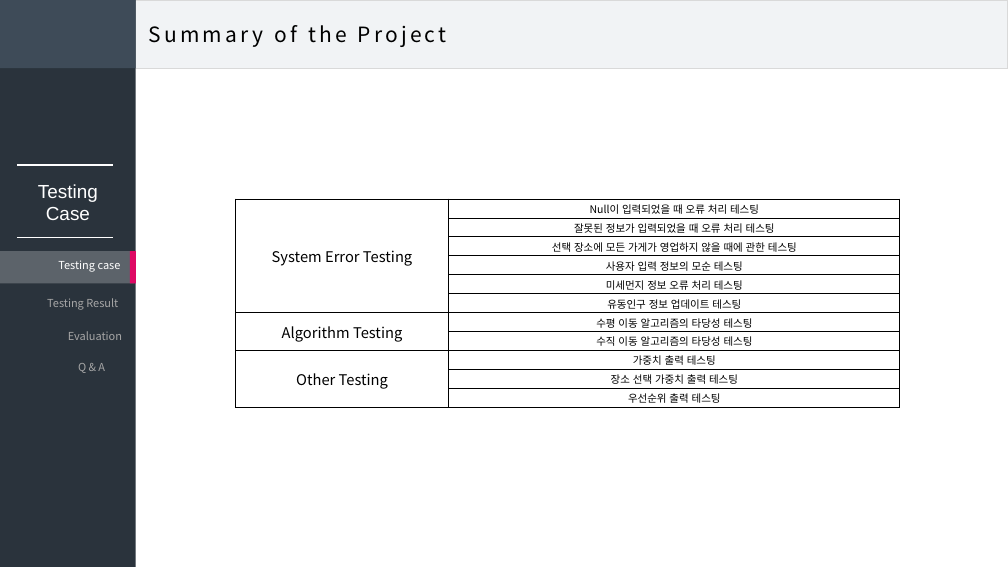
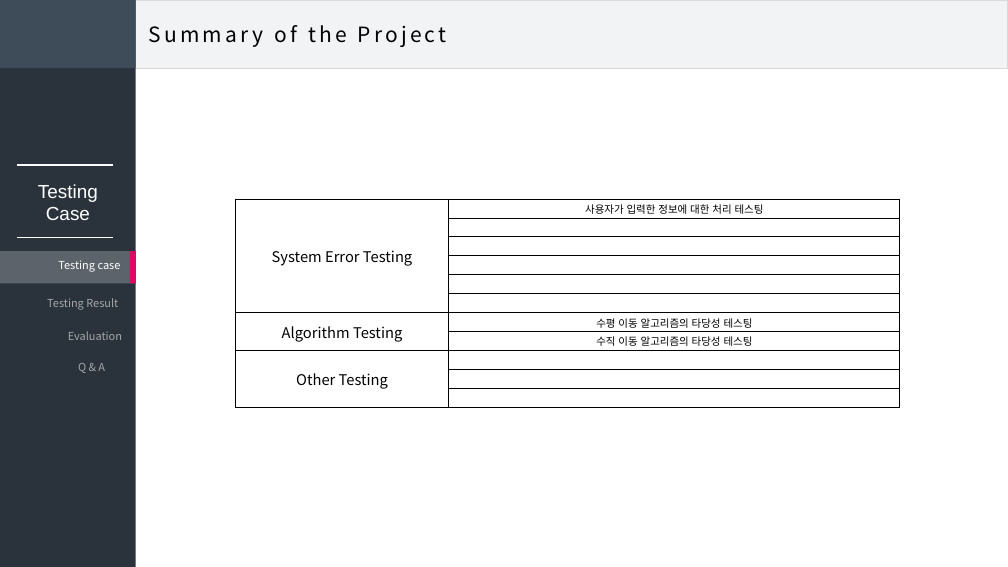
Before and after one commit to DDoGuSulGye/Presentation, a slide deck: slide 5 of 발표자료/05. Testing & Evaluation.pptx. Drawn at 1008x567 pixels with LibreOffice and Linux fonts; fonts in the diff are those of the drawing. Boxes give left, top, right and bottom in pixels: in the first picture for what was removed or moved away, otherwise in the second. Text is boxed around its words. In the diff, an @@ line names an element or a change of style, - is before the commit and + after.

```diff
--- a/발표자료/05. Testing & Evaluation.pptx
+++ b/발표자료/05. Testing & Evaluation.pptx
@@ table at (236,199,901,407) @@
-row 1, column 2: Null이 입력되었을 때 오류 처리 테스팅
+row 1, column 2: 사용자가 입력한 정보에 대한 처리 테스팅
-row 2, column 2: 잘못된 정보가 입력되었을 때 오류 처리 테스팅
+row 2, column 2: 
-row 3, column 2: 선택 장소에 모든 가게가 영업하지 않을 때에 관한 테스팅
+row 3, column 2: 
-row 4, column 2: 사용자 입력 정보의 모순 테스팅
+row 4, column 2: 
-row 5, column 2: 미세먼지 정보 오류 처리 테스팅
+row 5, column 2: 
-row 6, column 2: 유동인구 정보 업데이트 테스팅
+row 6, column 2: 
-row 9, column 2: 가중치 출력 테스팅
+row 9, column 2: 
-row 10, column 2: 장소 선택 가중치 출력 테스팅
+row 10, column 2: 
-row 11, column 2: 우선순위 출력 테스팅
+row 11, column 2: 
```
Also in this commit, not shown: 4 other slides changed.
